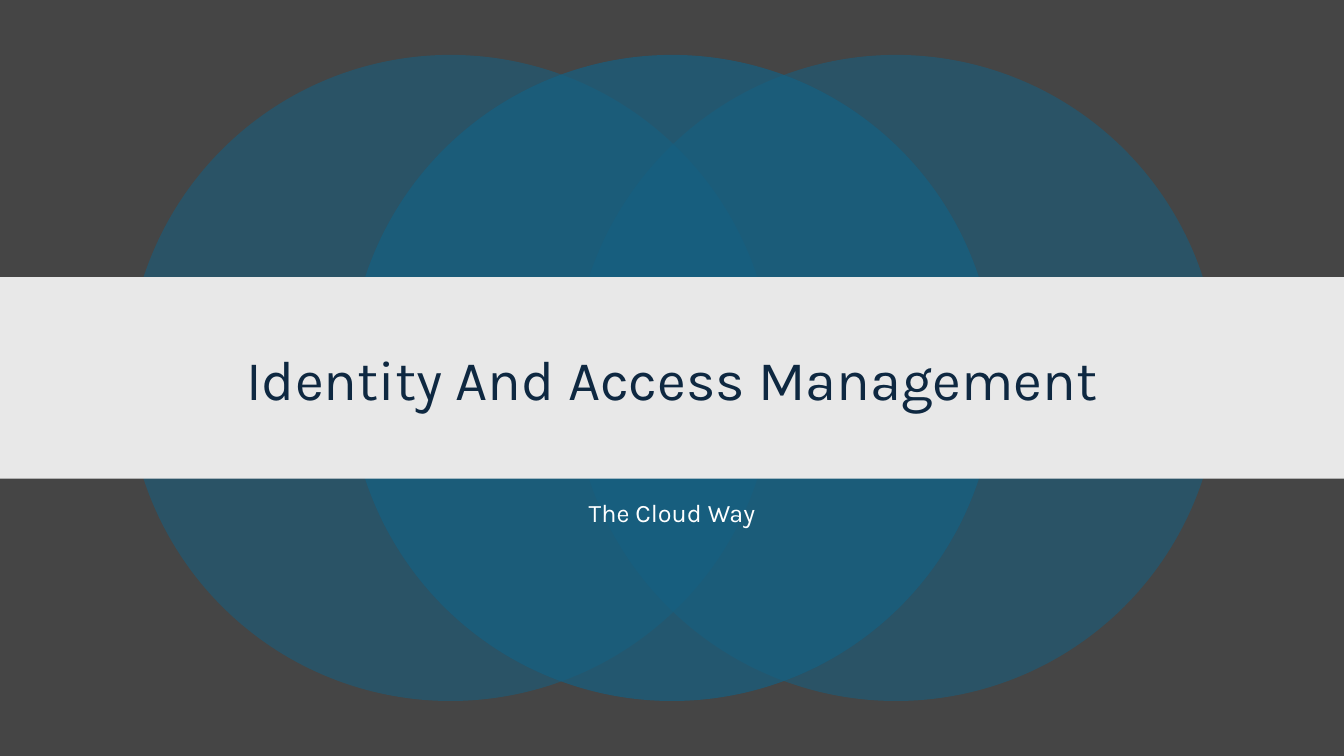
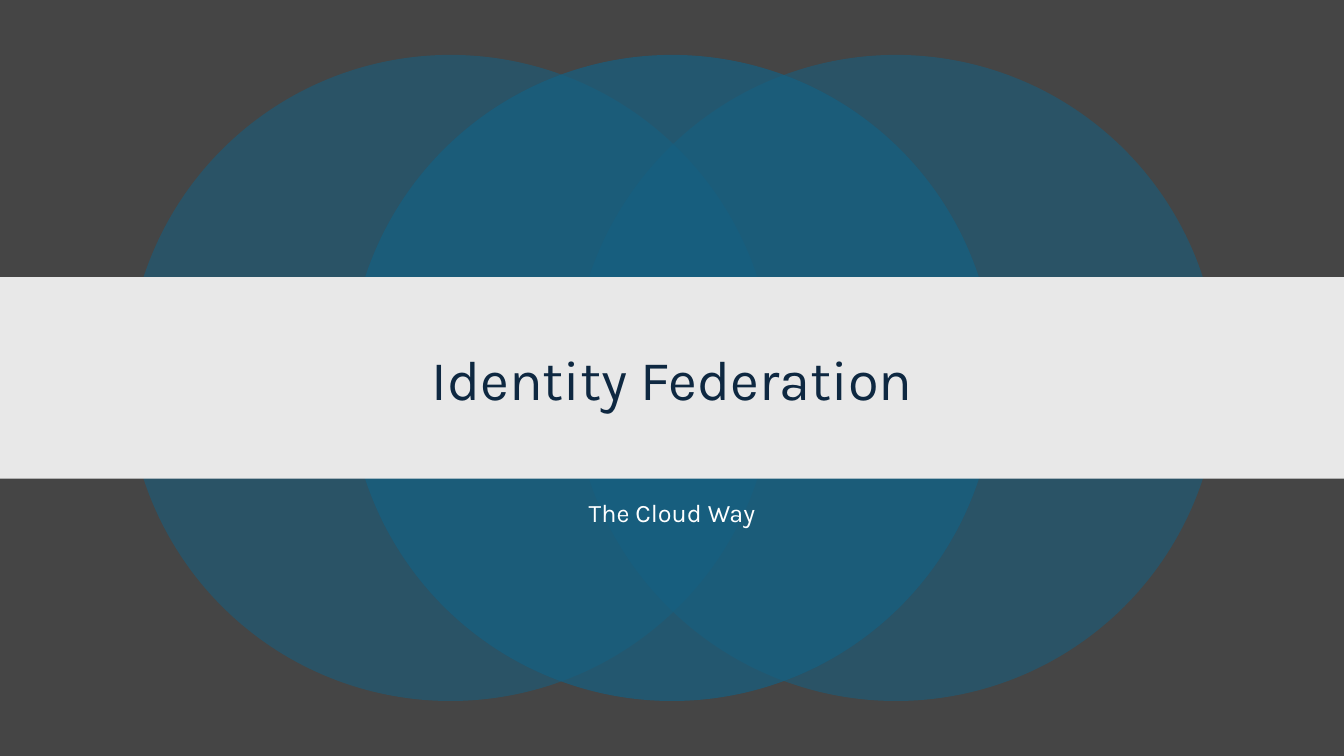
Before and after one commit to aprabhat/Identity_Patterns_And_Strategies, a slide deck: slide 1 of PPT/identity_and_access_management.pptx. Drawn at 1344x756 pixels with LibreOffice and Linux fonts; fonts in the diff are those of the drawing. Boxes give left, top, right and bottom in pixels: in the first picture for what was removed or moved away, otherwise in the second. Text is boxed around its words. In the diff, an @@ line names an element or a change of style, - is before the commit and + after.

Commit message:
updated PPT

```diff
--- a/PPT/identity_and_access_management.pptx
+++ b/PPT/identity_and_access_management.pptx
@@ title at <box>432,361,912,414</box>: text changed @@
-Identity And Access Management
+Identity Federation
```
Also in this commit, not shown: 1 slide added.
